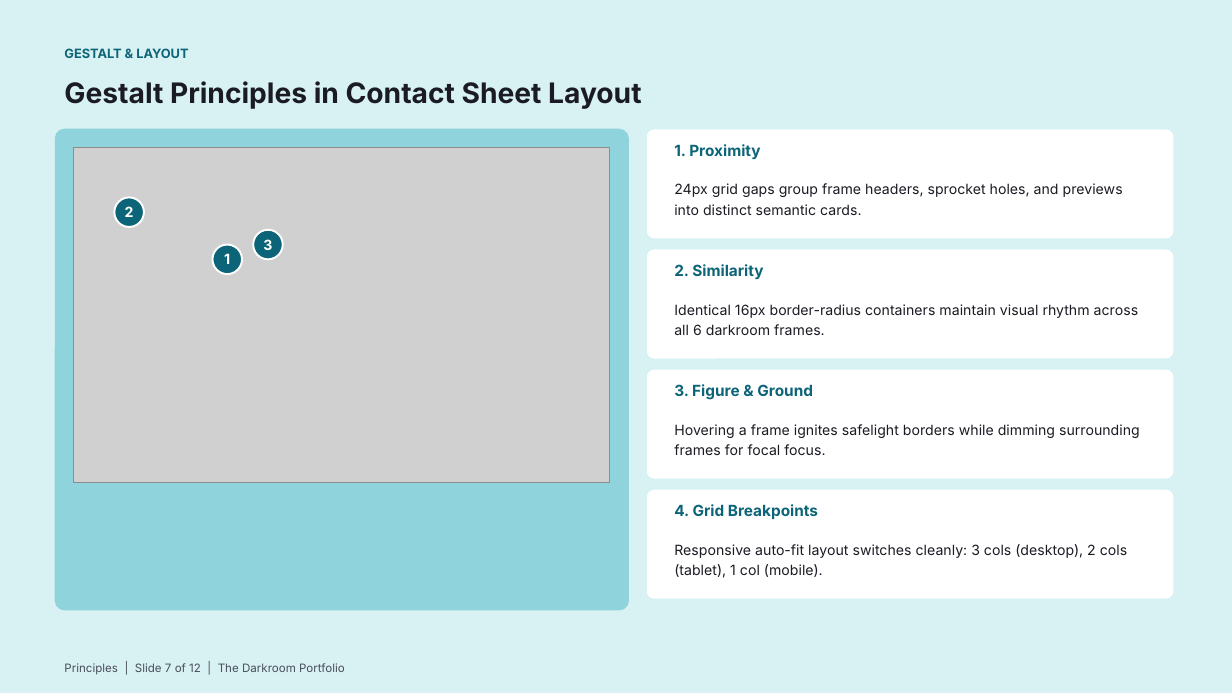
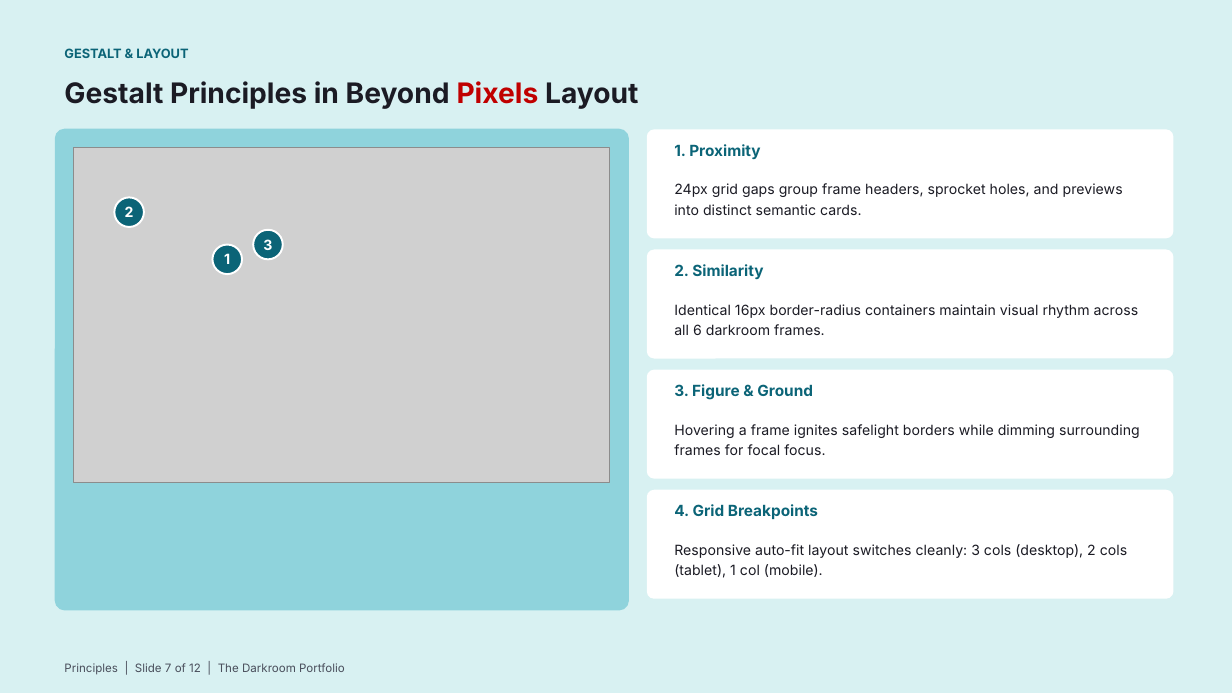
Before and after one commit to Yatin07/portfolio, a slide deck: slide 7 of Portfolio_Design_Deck.pptx. Drawn at 1232x693 pixels with LibreOffice and Linux fonts; fonts in the diff are those of the drawing; grey boxes stand for pictures. Boxes give left, top, right and bottom in pixels: in the first picture for what was removed or moved away, otherwise in the second. Text is boxed around its words. In the diff, an @@ line names an element or a change of style, - is before the commit and + after.

```diff
--- a/Portfolio_Design_Deck.pptx
+++ b/Portfolio_Design_Deck.pptx
@@ text at (x1=64, y1=81, x2=638, y2=109): text changed @@
-Gestalt Principles in Contact Sheet Layout
+Gestalt Principles in Beyond Pixels Layout
```
Also in this commit, not shown: 2 other slides changed, 4 other files.
